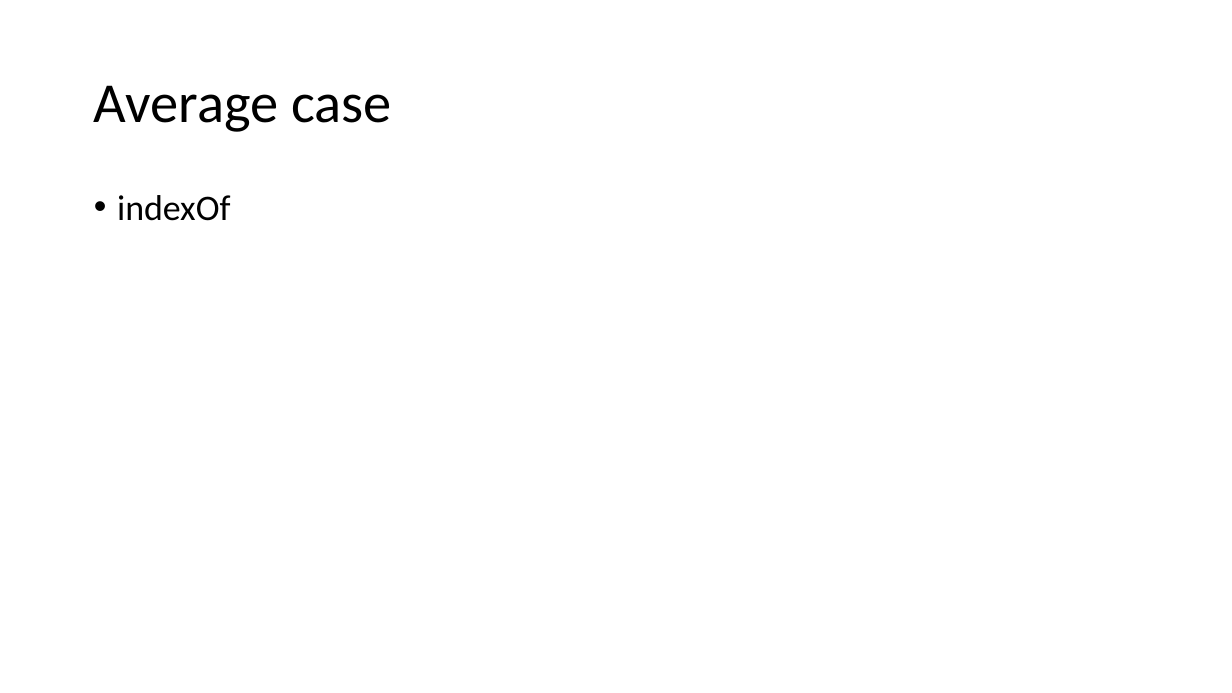
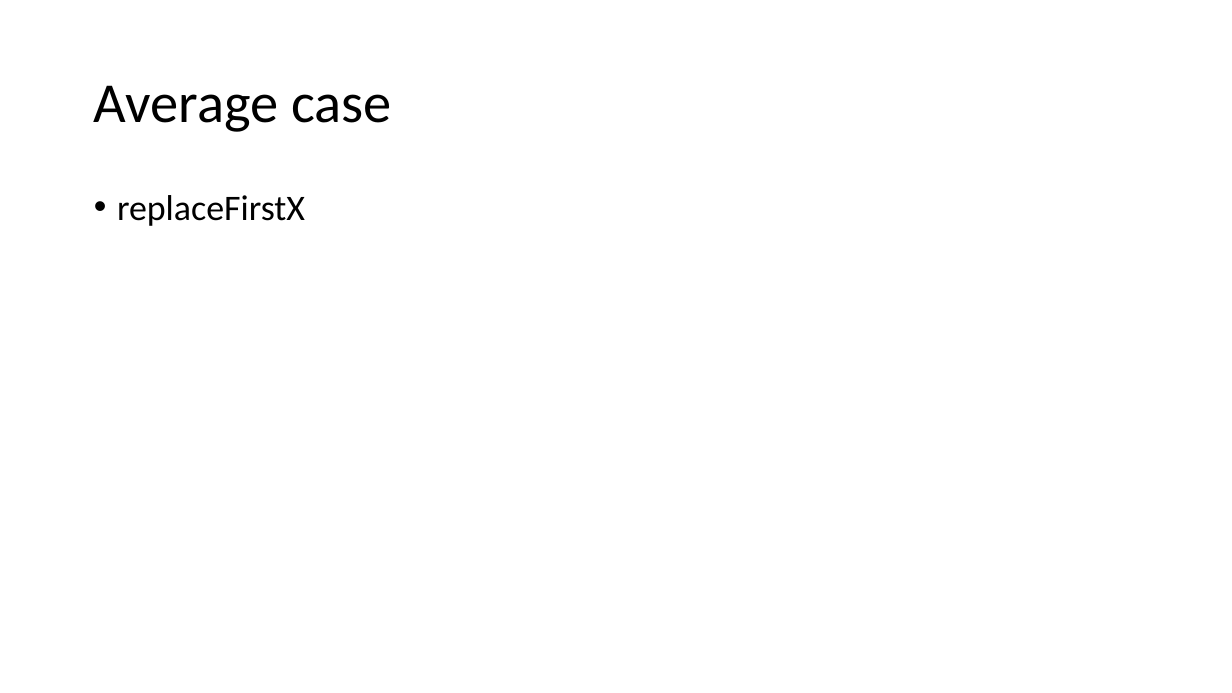
Before and after one commit to skalakm/232, a slide deck: slide 51 of notes.pptx (slide 50 before the commit). Drawn at 1232x693 pixels with LibreOffice and Linux fonts; fonts in the diff are those of the drawing. Boxes give left, top, right and bottom in pixels: in the first picture for what was removed or moved away, otherwise in the second. Text is boxed around its words. In the diff, an @@ line names an element or a change of style, - is before the commit and + after.

```diff
--- a/notes.pptx
+++ b/notes.pptx
@@ text at [117, 195, 305, 226]: text changed @@
-• indexOf
+• replaceFirstX
```
Also in this commit, not shown: 4 slides added, 1 other file.
